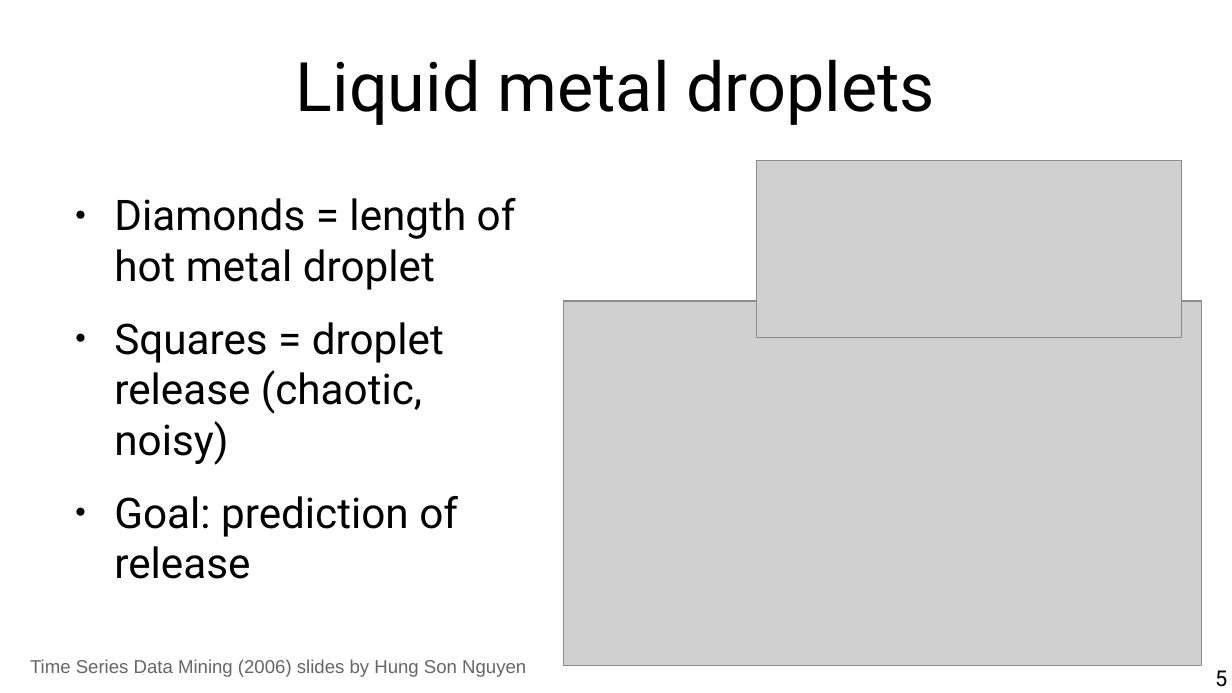
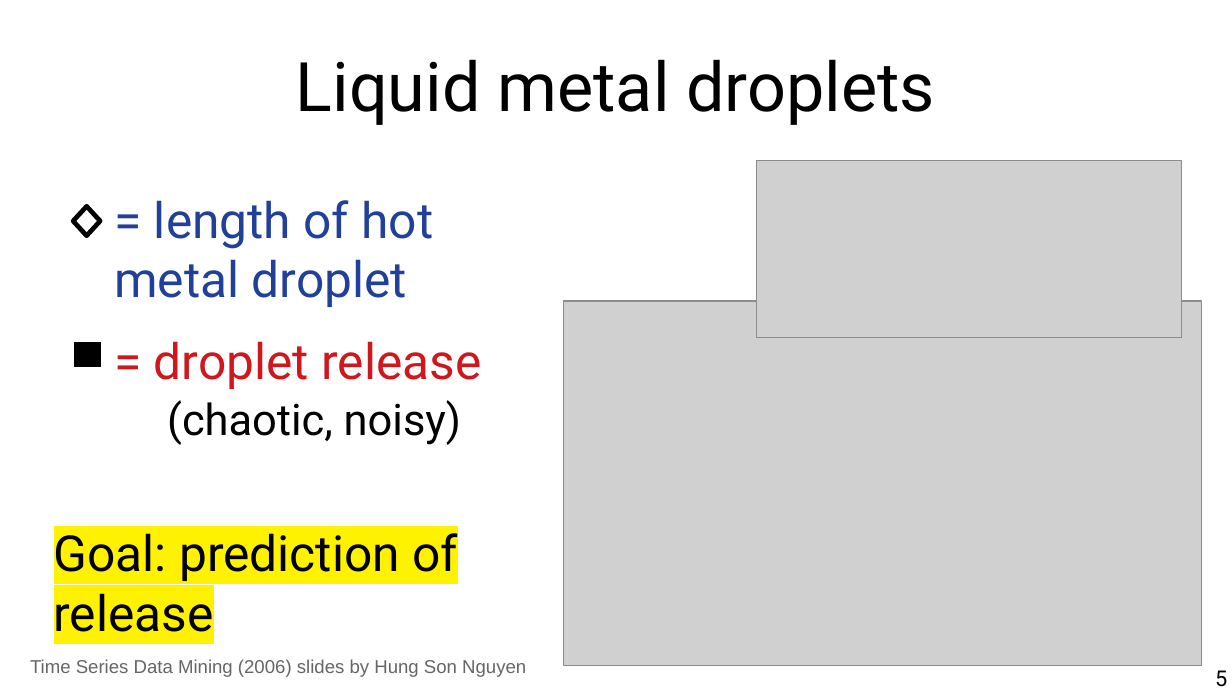
Before and after one commit to marco-calautti/data-mining-course, a slide deck: slide 5 of theory/tt11_time_series.odp. Drawn at 1232x693 pixels with LibreOffice and Linux fonts; fonts in the diff are those of the drawing; grey boxes stand for pictures. Boxes give left, top, right and bottom in pixels: in the first picture for what was removed or moved away, otherwise in the second. Text is boxed around its words. In the diff, an @@ line names an element or a change of style, - is before the commit and + after.

```diff
--- a/theory/tt11_time_series.odp
+++ b/theory/tt11_time_series.odp
@@ diamond added at <box>73,207,99,236</box>, fill gradient #FFFFFF, outline #000000 3 pt @@
@@ text at <box>114,200,482,445</box>: text changed; size 27.2 to 32 pt; text colour #000000 to #21409A @@
-● Diamonds = length of hot metal droplet
-● Squares = droplet release (chaotic, noisy)
-● Goal: prediction of release
+= length of hot metal droplet
+= droplet release
+  (chaotic, noisy)
@@ rectangle added at <box>75,342,101,367</box>, fill #000000, outline #000000 0 pt @@
@@ text added at <box>54,533,458,632</box>, 32 pt, text #000000 @@
+Goal: prediction of release
```
Also in this commit, not shown: 32 other slides changed, 5 slides added, 2 slides removed.
